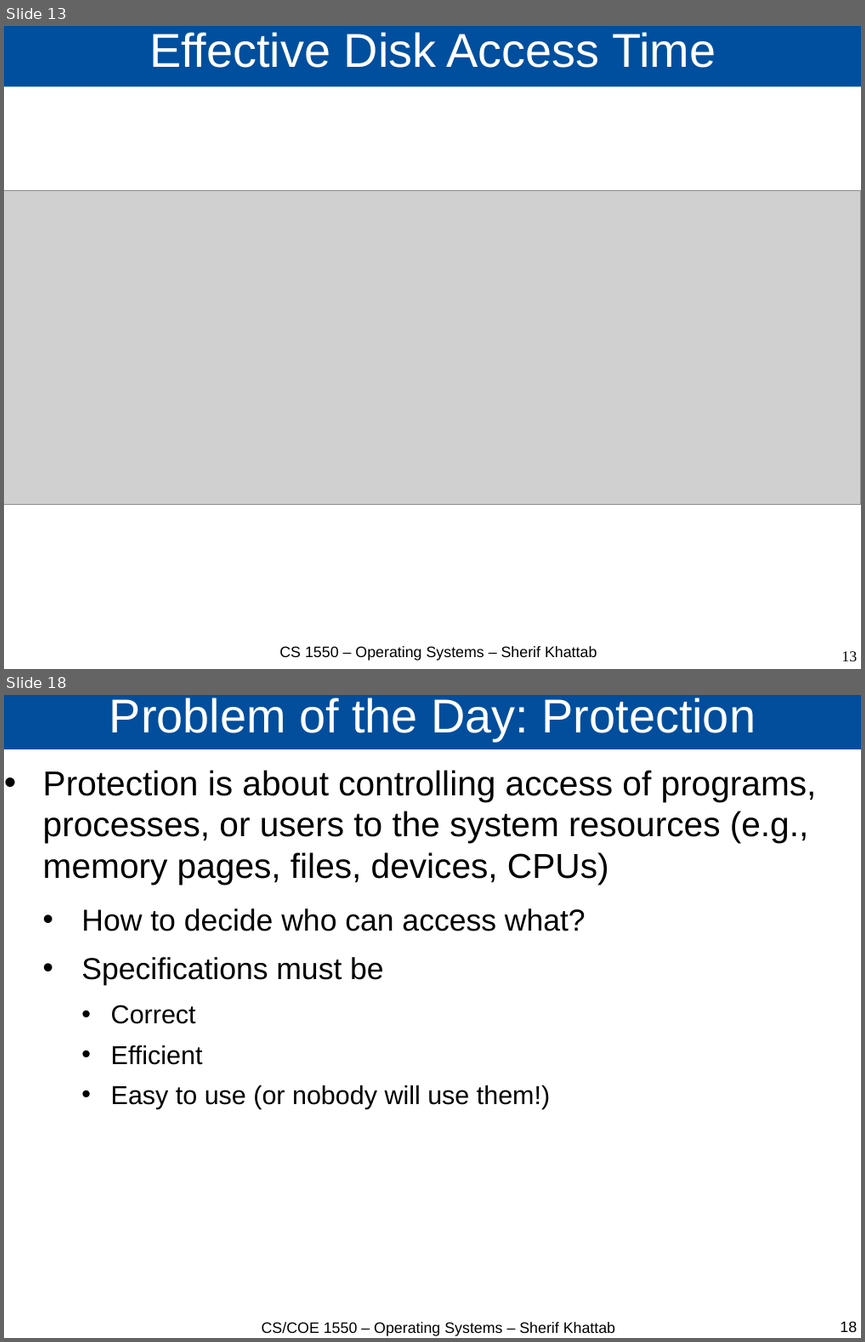
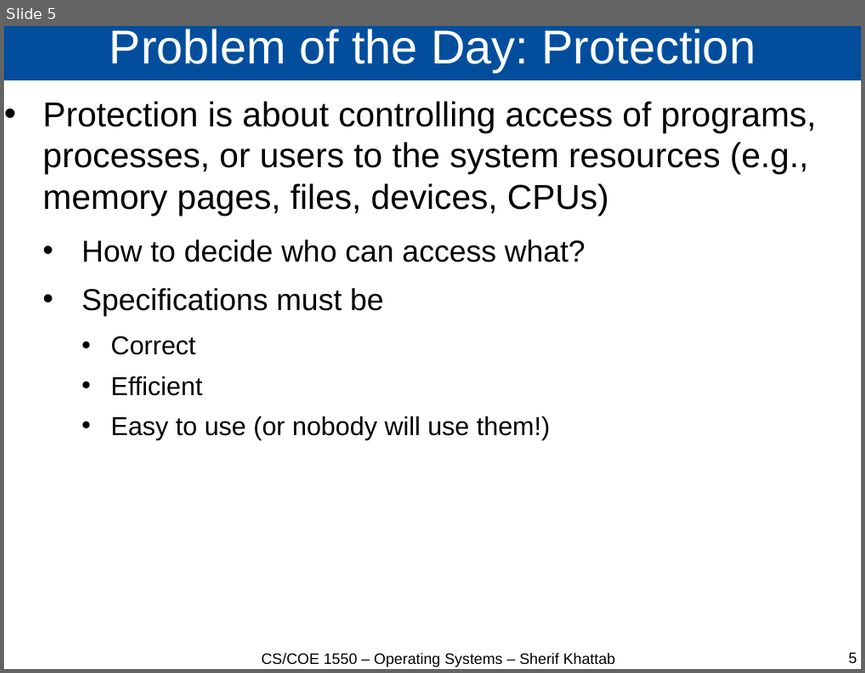
Before and after one commit to cs1550-2244/cs1550-code-handouts, a slide deck: DraftSlides/Lecture25.pptx. Shown one above the other, each under a label of ours: slides 13 and 18 before the commit, slide 5 after it; the slides between them are not shown. The pictures are 865x1342 and 865x673 pixels, drawn with LibreOffice and Linux fonts; fonts in the diff are those of the drawing; grey boxes stand for pictures. Boxes give left, top, right and bottom in pixels: in the first picture for what was removed or moved away, otherwise in the second. Text is boxed around its words. In the diff, an @@ line names an element or a change of style, - is before the commit and + after.

```diff
--- a/DraftSlides/Lecture25.pptx
+++ b/DraftSlides/Lecture25.pptx
@@ slide 13 removed at (4,26,861,669), background #FFFFFF @@
@@ title removed at (4,26,861,87) @@
-Effective Disk Access Time
@@ picture removed at (4,190,861,505) @@
@@ text removed at (279,646,596,660) @@
-CS 1550 – Operating Systems – Sherif Khattab
@@ page number removed at (841,651,857,661) @@
-13
@@ what was slide 18 is now slide 5 @@
@@ page number at (848,652,857,663): text changed @@
-18
+5
```
Also in this commit, not shown: 12 other slides removed, 2 other files.
